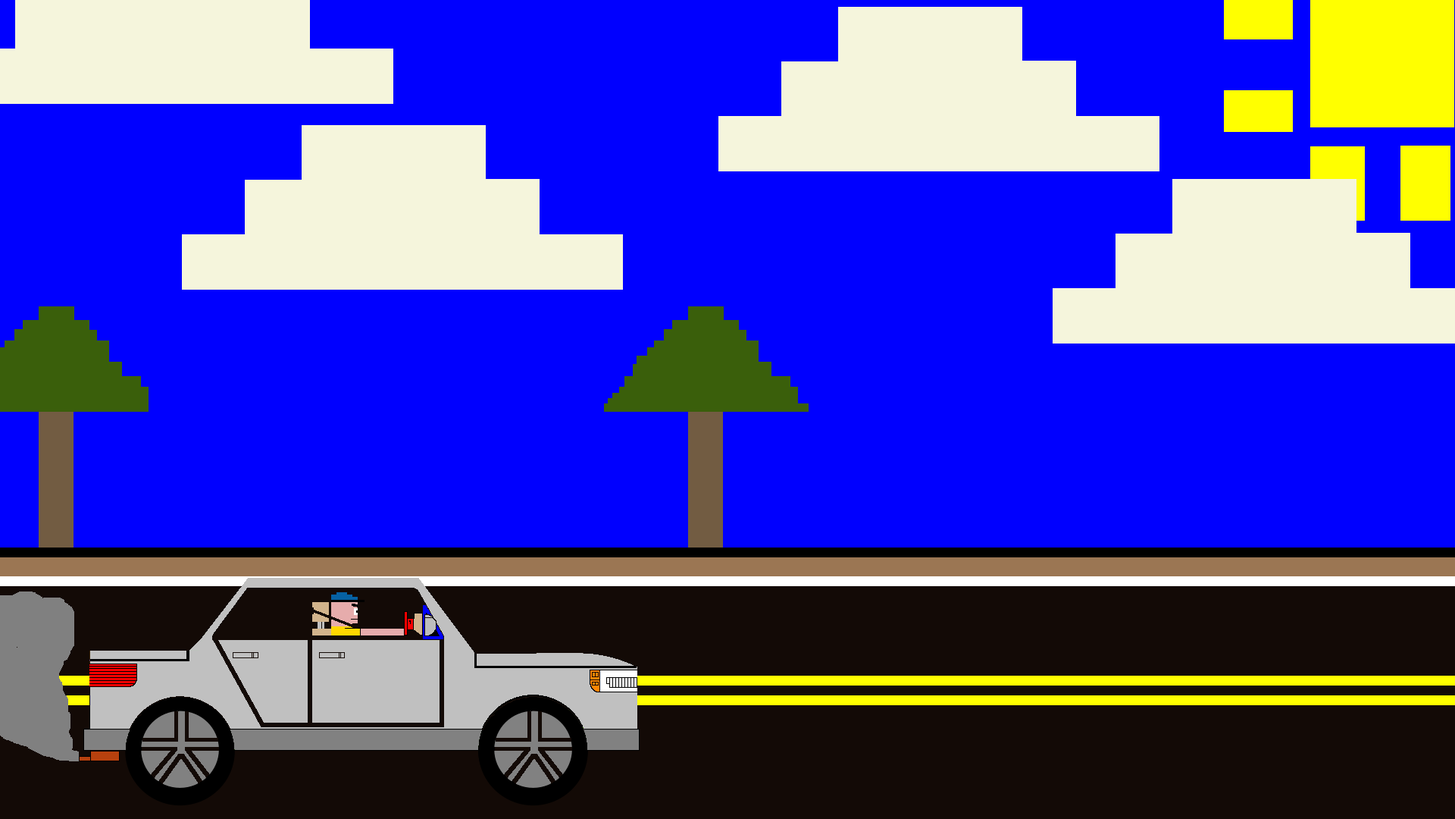
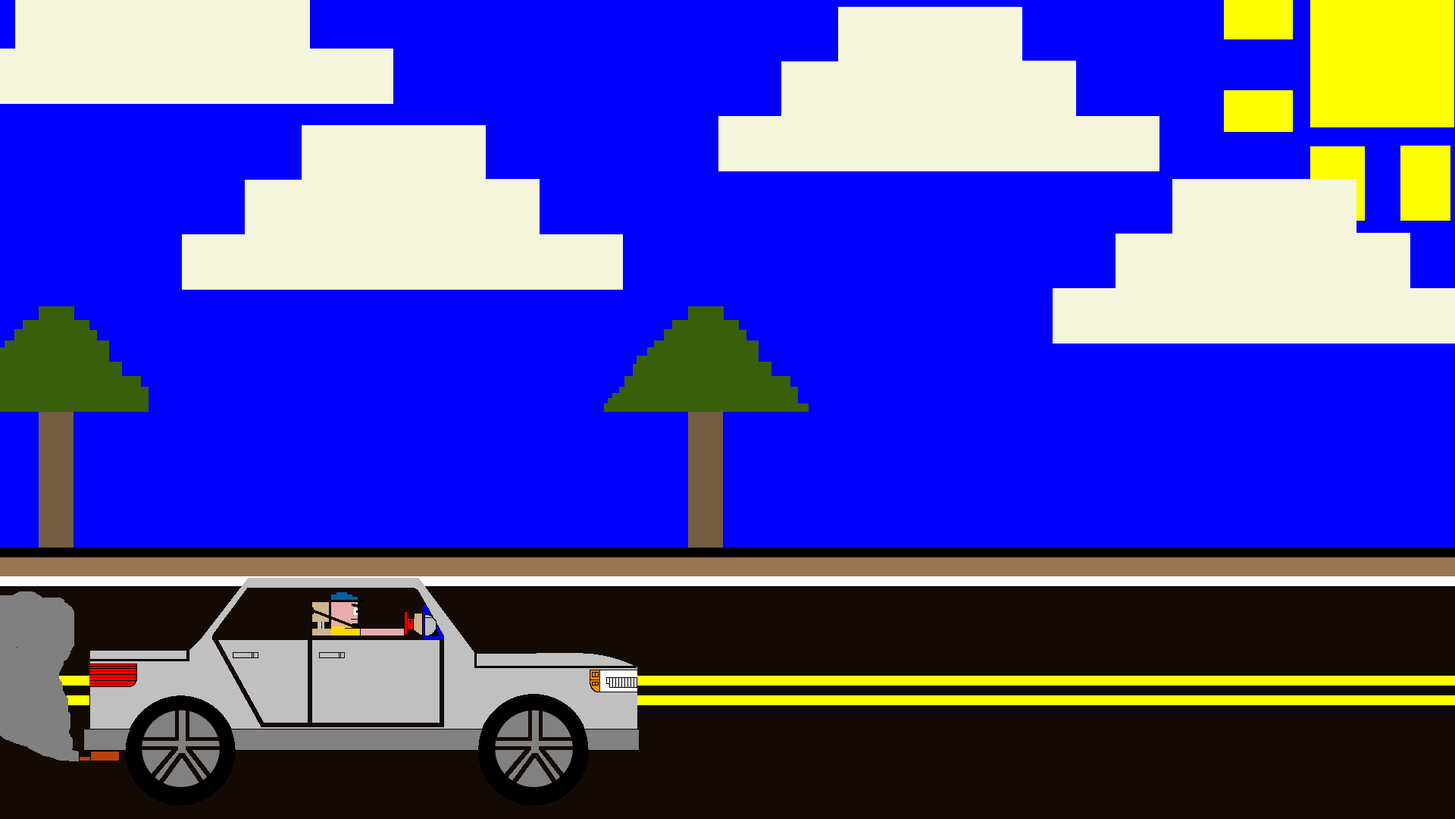
The second (1455, 819) image is a revision of the first. Changes to its layers:
added layer "TIRES.xcf" above "car_not_complete-2.xcf" over [0, 590, 617, 794]
